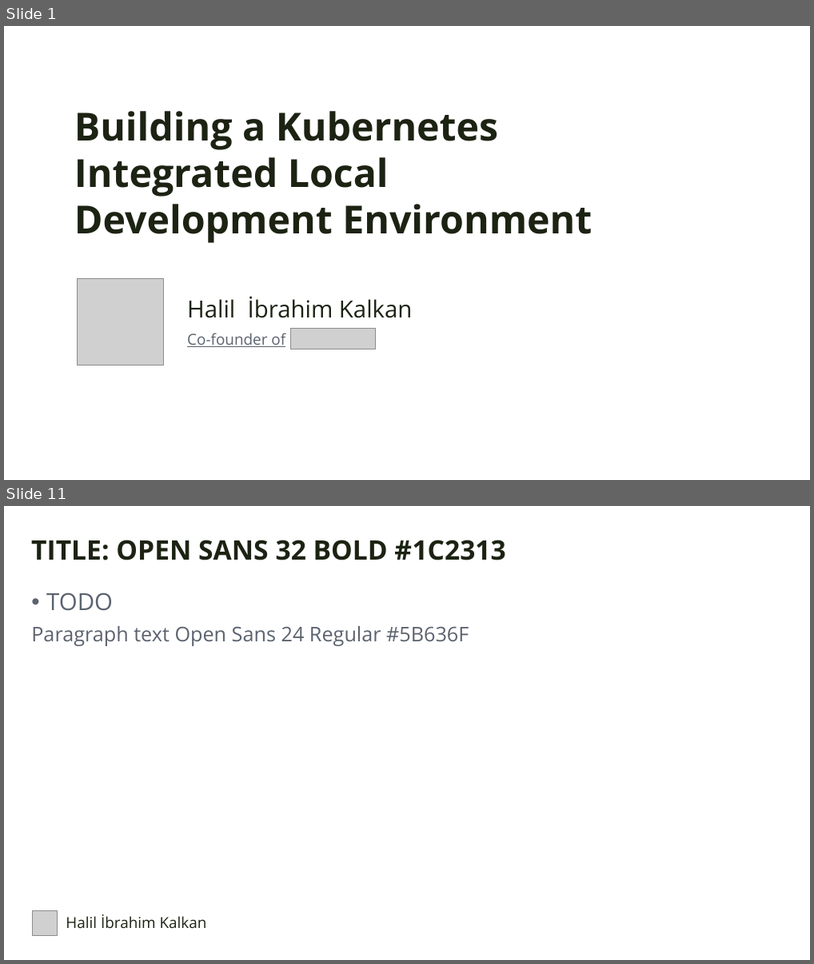
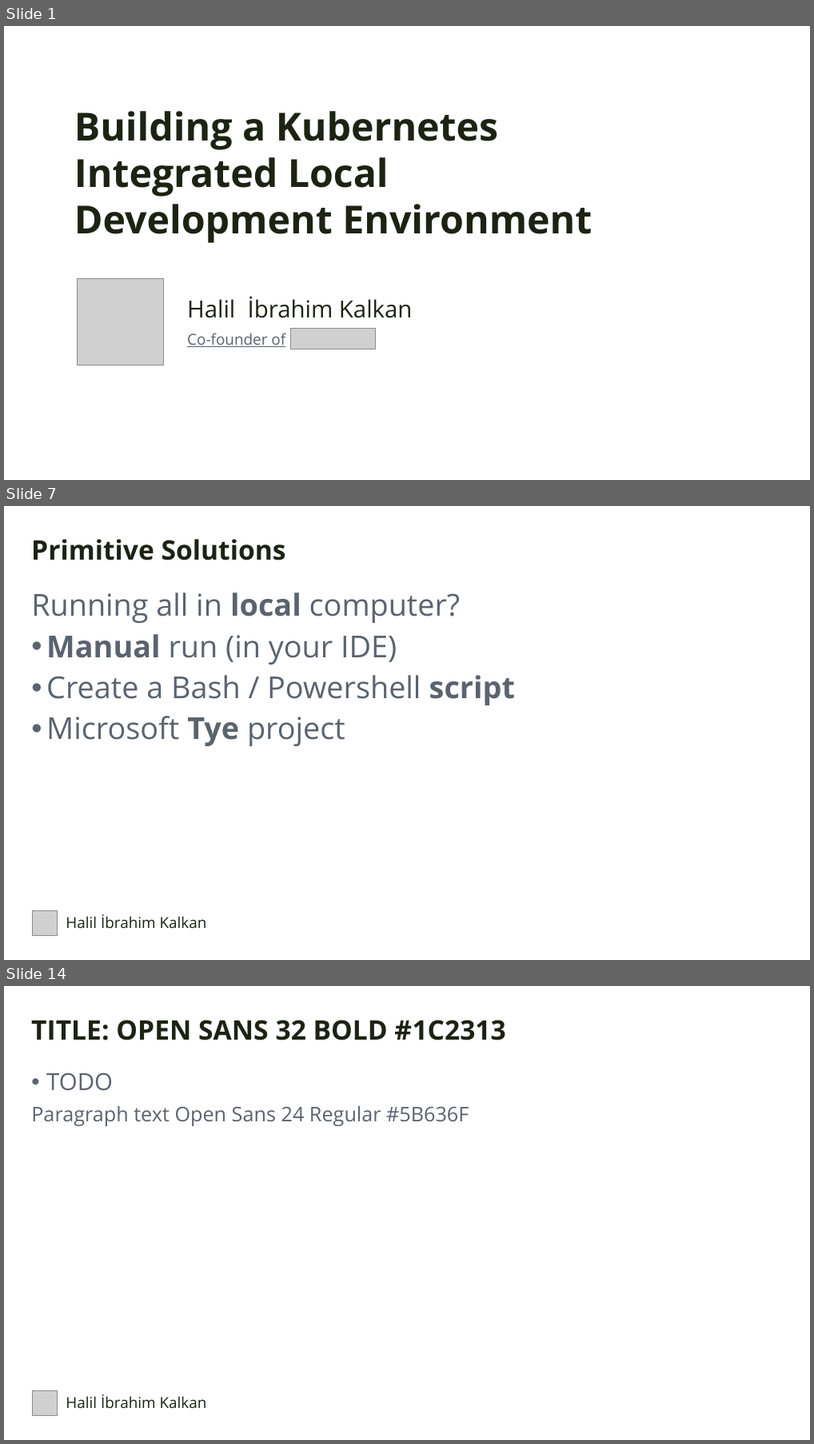
Before and after one commit to hikalkan/presentations, a slide deck: 2023-10-07 Devnot Kubernetes Integrated Development/KubernetesIntegratedDevelopment2023.pptx. Shown one above the other, each under a label of ours: slides 1 and 11 before the commit, slides 1, 7 and 14 after it; the slides between them are not shown. The pictures are 814x964 and 814x1444 pixels, drawn with LibreOffice and Linux fonts; fonts in the diff are those of the drawing; grey boxes stand for pictures; background and template pictures are left out. Boxes give left, top, right and bottom in pixels: in the first picture for what was removed or moved away, otherwise in the second. Text is boxed around its words. In the diff, an @@ line names an element or a change of style, - is before the commit and + after.

```diff
--- a/2023-10-07 Devnot Kubernetes Integrated Development/KubernetesIntegratedDevelopment2023.pptx
+++ b/2023-10-07 Devnot Kubernetes Integrated Development/KubernetesIntegratedDevelopment2023.pptx
@@ slide 7 added at box(4, 506, 810, 960), background picture (left out) @@
@@ text added at box(31, 539, 286, 560), 32 pt, text #1C2313, bold @@
+Primitive Solutions
@@ text added at box(31, 592, 515, 746), 36 pt, text #5B636F @@
+Running all in local computer?
+• Manual run (in your IDE)
+• Create a Bash / Powershell script
+• Microsoft Tye project
@@ picture added at box(32, 910, 57, 935) @@
@@ text added at box(66, 914, 207, 928), 18 pt, text #1C2313 @@
+Halil İbrahim Kalkan
@@ what was slide 11 is now slide 14 @@
```
Also in this commit, not shown: 1 slide changed, 10 other slides added, 11 slides removed.
